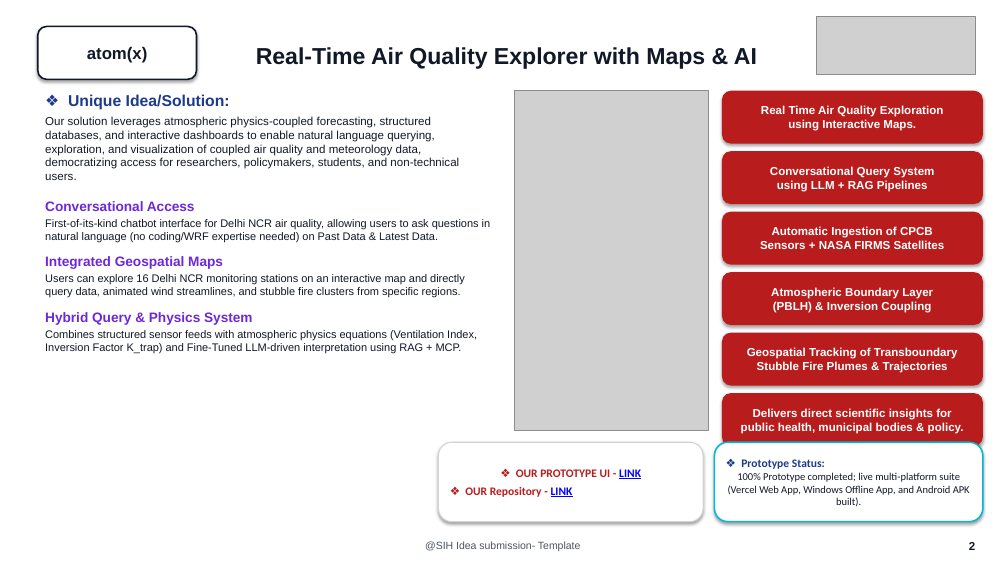
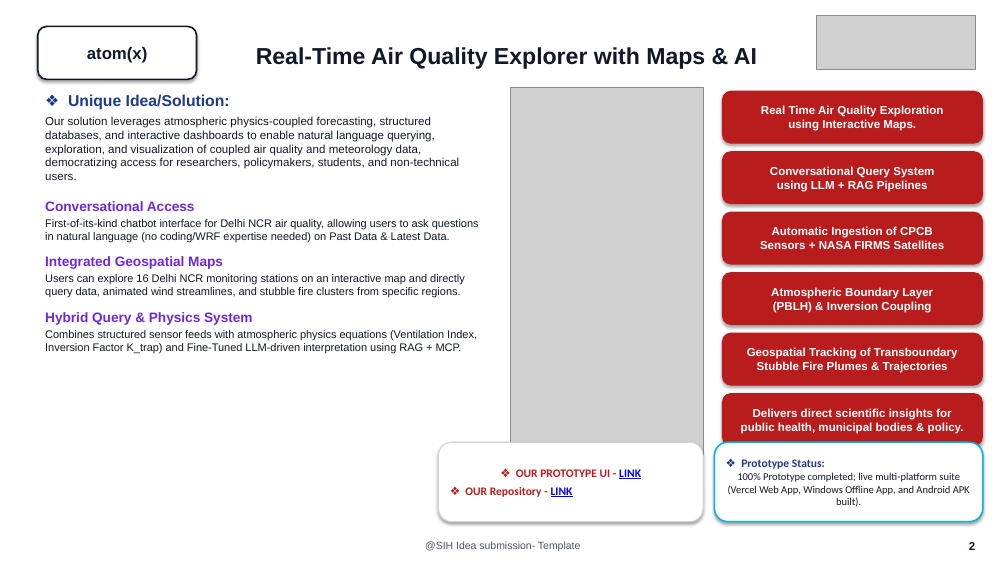
Before and after one commit to vivek-glitch15/VayuCoupler, a slide deck: slide 2 of VayuCoupler_SIH_AtomX_Idea_Submission.pptx. Drawn at 1008x567 pixels with LibreOffice and Linux fonts; fonts in the diff are those of the drawing; grey boxes stand for pictures. Boxes give left, top, right and bottom in pixels: in the first picture for what was removed or moved away, otherwise in the second. Text is boxed around its words. In the diff, an @@ line names an element or a change of style, - is before the commit and + after.

Commit message:
feat(presentation): update SIH year to 2026, embed official bulb logo and real app photos for Team atom(x)

```diff
--- a/VayuCoupler_SIH_AtomX_Idea_Submission.pptx
+++ b/VayuCoupler_SIH_AtomX_Idea_Submission.pptx
@@ picture: place and size @@
-picture at <box>817,17,975,75</box>
+picture at <box>817,15,975,70</box>
@@ text "❖ Unique Idea/Solution:" rewrapped from <box>45,94,491,353</box> to <box>45,94,479,353</box> @@
@@ picture: place and size @@
-picture at <box>514,91,709,431</box>
+picture at <box>510,87,703,455</box>
```
Also in this commit, not shown: 5 other slides changed, 17 other files.
